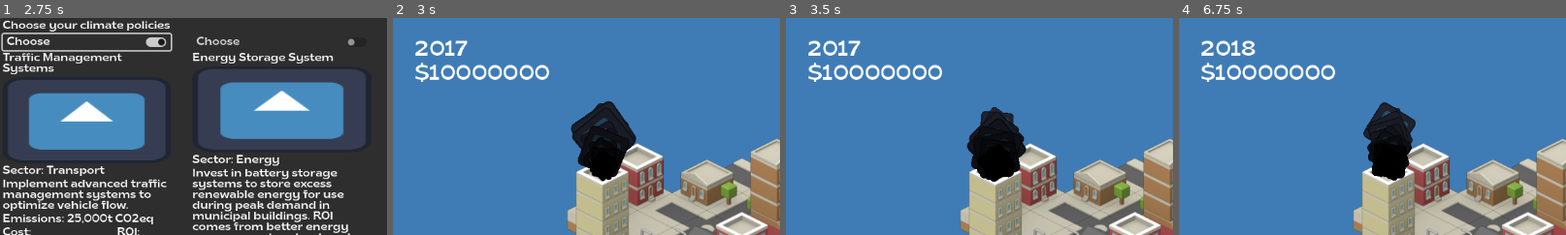
Above: before the commit, frames 1-4 (left to right).
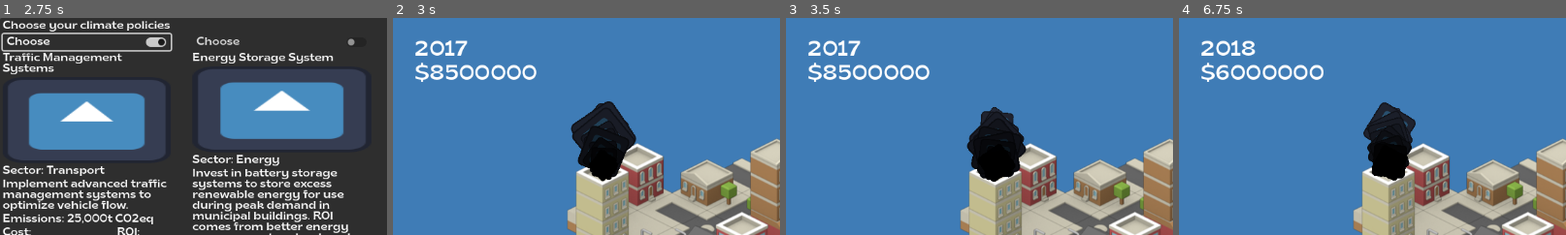
Above: after the commit, the same moments.

Repository: Open-Earth-Foundation/emissionary_game
Game: Godot game, scene res://scenes/game.tscn
Two runs of this game, one before a commit and one after it. Both use one fixed random seed, a clock stepped at 60 frames per second and the inputs below. The engine's default icon, where the game draws it, is replaced by a stand-in: a white triangle on a blue panel in a dark square.
Inputs:
- Up to frame 1 (2.75 s): click "Next Year" at 0.5 s; click "Next Year" at 1.25 s; click "Choose" at 2 s
- Up to frame 2 (3 s): click "Apply" at 2.75 s
- Up to frame 3 (3.5 s): no input
- Up to frame 4 (6.75 s): click "Emissions" at 3.5 s; click "Emissions" at 4.25 s; click "Next Year" at 5 s; click "Choose" at 5.75 s; click "Apply" at 6.5 s
The pictures show only the part of the screen within x 0-50%, y 0-50%; the shares and areas given below are measured in that part.

Frame 1 is identical in both runs. In frame 2, 1.4% of the frame differs, in the area x 9-41%, y 21-29%; in frame 3, 1.4%; in frame 4, 1.5%.

Commit message:
Update money label

Diff:
--- a/scripts/game.gd
+++ b/scripts/game.gd
@@ -4,13 +4,14 @@
 
 @onready var button: Button = %NextYearButton
 @onready var year_label: Label = %YearLabel
+@onready var money_label: Label = %MoneyLabel
 @onready var decision_making = $DecisionMaking
 
 func _ready() -> void:
-	pass
+	CityState.changed.connect(on_state_changed)
 
-func _process(delta: float) -> void:
-	pass
+func on_state_changed() -> void:
+	money_label.text = "$" + str(CityState.budget)
 
 func _on_next_year_button_pressed() -> void:
 	current_year += 1
